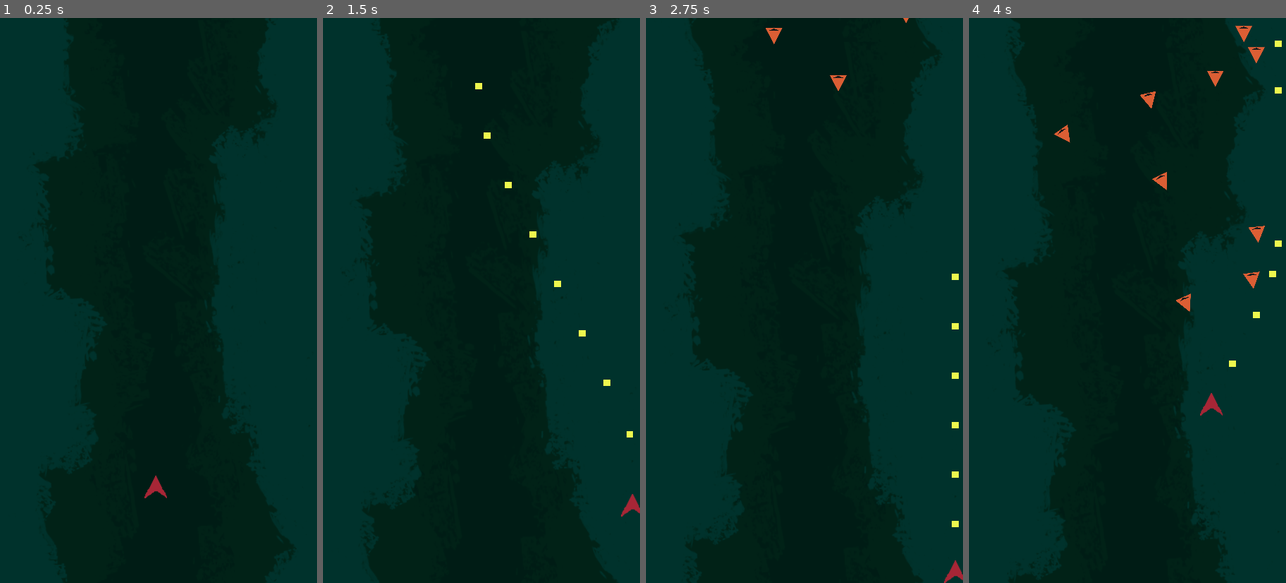
Above: before the commit, frames 1-4 (left to right).
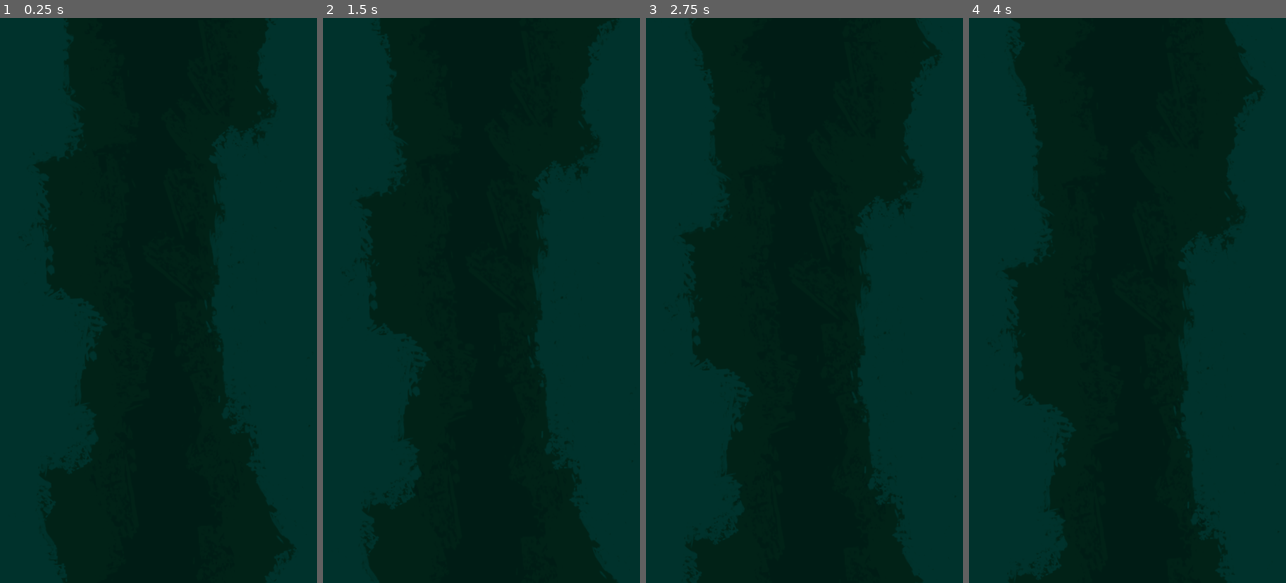
Above: after the commit, the same moments.

Repository: davidbragg/pewpewpew
Game: Godot game, scene res://scenes/main.tscn
Same seed, same stepped clock (60 frames per second), same inputs: the game is played once before the commit and once after it.
Inputs:
- Up to frame 1 (0.25 s): no input
- Up to frame 2 (1.5 s): hold D (move_right) 0.53-1.28 s; hold Space (shoot) 0.53-1.28 s; hold S (move_down) from 1.28 s (still down); tap Space (shoot) at 1.35 s
- Up to frame 3 (2.75 s): release S (move_down) at 2.03 s; hold D (move_right) from 2.03 s (still down); hold Space (shoot) from 2.03 s (still down)
- Up to frame 4 (4 s): release D (move_right) at 2.78 s; release Space (shoot) at 2.78 s; hold W (move_up) 2.78-3.53 s; tap Space (shoot) at 2.85 s; hold A (move_left) from 3.53 s (still down); hold Space (shoot) from 3.53 s (still down)

The runs differ from the first frame. In frame 1, 0.1% of the frame differs, in the area x 45-53%, y 81-85%; in frame 2, 0.3%; in frame 3, 0.4%; in frame 4, 1.0%, in the area x 26-99%, y 1-71%.

Commit message:
added player death and early game state

Diff:
--- a/project.godot
+++ b/project.godot
@@ -14,6 +14,11 @@
 run/main_scene="res://scenes/main.tscn"
 config/features=PackedStringArray("4.2", "Forward Plus")
 config/icon="res://assets/icon.svg"
+
+[autoload]
+
+GlobalMessaging="*res://scripts/global_messaging.gd"
+GlobalState="*res://scripts/global_state.gd"
 
 [display]
 
--- a/scenes/kamikaze.tscn
+++ b/scenes/kamikaze.tscn
@@ -10,6 +10,7 @@
 
 [node name="Kamikaze" type="CharacterBody2D"]
 collision_layer = 4
+collision_mask = 9
 script = ExtResource("1_7wbsq")
 metadata/_edit_group_ = true
 
--- a/scenes/main.tscn
+++ b/scenes/main.tscn
@@ -1,10 +1,9 @@
-[gd_scene load_steps=8 format=3 uid="uid://bssj84qd2a7wc"]
+[gd_scene load_steps=7 format=3 uid="uid://bssj84qd2a7wc"]
 
 [ext_resource type="PackedScene" uid="uid://dy8sinaxdks5l" path="res://scenes/background.tscn" id="1_6srfk"]
 [ext_resource type="Script" path="res://scripts/main.gd" id="1_i3dns"]
 [ext_resource type="PackedScene" uid="uid://b6elytksonnf" path="res://scenes/play_boundary.tscn" id="2_emvnx"]
 [ext_resource type="PackedScene" uid="uid://b4rebdb6c5p5p" path="res://scenes/player.tscn" id="2_mxru2"]
-[ext_resource type="PackedScene" uid="uid://dak23h3d7xsic" path="res://scenes/player_projectile.tscn" id="5_3gdbu"]
 [ext_resource type="PackedScene" uid="uid://dbyt3bp4cnyr7" path="res://scenes/kamikaze.tscn" id="5_wcqs8"]
 
 [sub_resource type="Curve2D" id="Curve2D_0ok36"]
@@ -15,17 +14,18 @@
 
 [node name="Game" type="Node2D"]
 script = ExtResource("1_i3dns")
+player_scene = ExtResource("2_mxru2")
 kamikaze_scene = ExtResource("5_wcqs8")
 kamikaze_max = 20
 kamikaze_increase = 0
 
 [node name="KamikazeTimer" type="Timer" parent="."]
+process_mode = 1
 wait_time = 0.16
-autostart = true
 
 [node name="KamikazeCooldownTimer" type="Timer" parent="."]
+process_mode = 1
 wait_time = 2.0
-autostart = true
 
 [node name="KamikazeSpawn" type="Path2D" parent="."]
 position = Vector2(31.9049, 0)
@@ -41,21 +41,15 @@
 loop = false
 
 [node name="Background" type="ColorRect" parent="."]
-offset_right = 450.0
-offset_bottom = 800.0
+offset_right = 438.0
+offset_bottom = 703.0
 scale = Vector2(1.03056, 1.14279)
 color = Color(0, 0.110614, 0.0831371, 1)
 
 [node name="Clouds" parent="." instance=ExtResource("1_6srfk")]
 
 [node name="Play_Boundary" parent="." instance=ExtResource("2_emvnx")]
-visible = false
 collision_layer = 2
-
-[node name="Player" parent="." instance=ExtResource("2_mxru2")]
-position = Vector2(221, 649)
-collision_mask = 2
-projectile_scene = ExtResource("5_3gdbu")
 
 [connection signal="timeout" from="KamikazeTimer" to="." method="_on_kamikaze_timer_timeout"]
 [connection signal="timeout" from="KamikazeCooldownTimer" to="." method="_on_kamikaze_cooldown_timer_timeout"]
--- a/scenes/player.tscn
+++ b/scenes/player.tscn
@@ -1,10 +1,13 @@
-[gd_scene load_steps=3 format=3 uid="uid://b4rebdb6c5p5p"]
+[gd_scene load_steps=4 format=3 uid="uid://b4rebdb6c5p5p"]
 
 [ext_resource type="Texture2D" uid="uid://cxvicixjac8ub" path="res://assets/player.png" id="1_0ldtr"]
 [ext_resource type="Script" path="res://scripts/player.gd" id="1_iaerw"]
+[ext_resource type="PackedScene" uid="uid://dak23h3d7xsic" path="res://scenes/player_projectile.tscn" id="2_t3tdt"]
 
 [node name="Player" type="CharacterBody2D"]
+collision_mask = 3
 script = ExtResource("1_iaerw")
+projectile_scene = ExtResource("2_t3tdt")
 
 [node name="Sprite2D" type="Sprite2D" parent="."]
 position = Vector2(0.171087, 15.2134)
--- a/scenes/player_projectile.tscn
+++ b/scenes/player_projectile.tscn
@@ -6,6 +6,7 @@
 size = Vector2(13.5397, 10.9929)
 
 [node name="Player_Projectile" type="CharacterBody2D"]
+collision_layer = 8
 collision_mask = 4
 script = ExtResource("1_gjnds")
 
--- a/scripts/enemy.gd
+++ b/scripts/enemy.gd
@@ -14,5 +14,10 @@
 
 @onready var player : CharacterBody2D = get_node('/root/Game/Player')
 
+
 func get_target():
-	target = (player.global_position - self.global_position).normalized()
+    target = (player.global_position - self.global_position).normalized()
+
+
+func despawn():
+    queue_free()
--- /dev/null
+++ b/scripts/global_messaging.gd
@@ -0,0 +1,10 @@
+extends Node
+
+func player_death():
+	GlobalState.game_state = GlobalState.PLAYERDEATH
+	GlobalState.player_lives -= 1
+	print("Player Died. Lives: " + str(GlobalState.player_lives))
+
+func combat_collision(sender: Object, collider: Object):
+	sender.despawn()
+	collider.despawn()
--- /dev/null
+++ b/scripts/global_state.gd
@@ -0,0 +1,17 @@
+extends Node
+
+var player_lives : int = 3
+var score : int = 0
+var high_score : int = 0
+var game_state : int:
+    set(value):
+        game_state = value
+        print("Current Game State:" + str(game_state))
+
+enum {
+    TITLE,
+    SPAWNING,
+    GAMEPLAY,
+    PLAYERDEATH,
+    GAMEOVER
+}
--- a/scripts/kamikaze.gd
+++ b/scripts/kamikaze.gd
@@ -4,30 +4,37 @@
 const IDLE_ACCELERATION : int = 2000
 const IDLE_MAX_SPEED : int = 200
 
+var has_collided : bool
+
+signal combat_collision
+
 func _ready():
 	self.rotation = Vector2(-1,0).angle()
 	acceleration = 2000
 
 func _process(delta):
+	if GlobalState.game_state != GlobalState.GAMEPLAY:
+		queue_free()
+
 	match state:
 		State.SPAWNING:
 			if self.global_position.y >= 100:
 				state = State.TARGETING
 			velocity = velocity.move_toward(IDLE_DIRECTION * IDLE_MAX_SPEED, IDLE_ACCELERATION * delta)
-			move_and_slide()
+			has_collided = move_and_slide()
 
 		State.TARGETING:
 			get_target()
 			self.rotation = target.angle() - (self.rotation / 2)
-			move_and_slide()
+			has_collided = move_and_slide()
 			state = State.ATTACKING
 
 		State.ATTACKING:
 			velocity = velocity.move_toward(target * max_speed, acceleration * delta)
-			move_and_slide()
+			has_collided = move_and_slide()
 
-	if self.get_slide_collision_count() > 0:
-		queue_free()
+	if has_collided:
+		emit_signal("combat_collision", GlobalMessaging.combat_collision(self, get_last_slide_collision().get_collider()))
 
 	if global_position.y > get_viewport_rect().size.y + 50 or global_position.x < -50 or global_position.x > get_viewport_rect().size.x +50:
 		queue_free()
--- a/scripts/main.gd
+++ b/scripts/main.gd
@@ -1,13 +1,35 @@
-extends Node2D
+class_name Main extends Node2D
 
+@export var player_scene : PackedScene
 @export var kamikaze_scene : PackedScene
 @export var floater_scene : PackedScene
 @export var hunter_scene : PackedScene
 @export var kamikaze_max : int = 3
 @export var kamikaze_increase : int = 3
+@export var player_spawn_position : Vector2 = Vector2(225, 700)
 
 var spawn_kamikaze : bool = false
 var kamikaze_count : int = 0
+
+func _ready():
+	GlobalState.game_state = GlobalState.TITLE
+
+func _process(_delta):
+	match GlobalState.game_state:
+		GlobalState.TITLE:
+			GlobalState.game_state = GlobalState.SPAWNING
+		GlobalState.SPAWNING:
+			if Input.is_action_just_pressed("spawn"):
+				add_player()
+				start_gameplay()
+		GlobalState.GAMEPLAY:
+			pass
+		GlobalState.PLAYERDEATH:
+			stop_gameplay()
+		GlobalState.GAMEOVER:
+			pass
+
+### Kamikaze Spawn and Control ###
 
 func _on_kamikaze_cooldown_timer_timeout():
 	spawn_kamikaze = true
@@ -27,3 +49,27 @@
 		spawn_kamikaze = false
 		kamikaze_count = 0
 		kamikaze_max += kamikaze_increase
+
+
+### Player Spawn ###
+
+func add_player():
+	var player = player_scene.instantiate()
+	player.position = player_spawn_position
+	add_child(player)
+
+
+#################################
+### Gameplay State Management ###
+#################################
+
+func stop_gameplay():
+	GlobalState.game_state = GlobalState.SPAWNING
+	$KamikazeTimer.stop()
+	$KamikazeCooldownTimer.stop()
+
+
+func start_gameplay():
+	GlobalState.game_state = GlobalState.GAMEPLAY
+	$KamikazeTimer.start()
+	$KamikazeCooldownTimer.start()
--- a/scripts/player.gd
+++ b/scripts/player.gd
@@ -8,6 +8,9 @@
 
 var input : Vector2 = Vector2.ZERO
 var can_fire : bool = true
+
+signal spawn_pressed
+signal player_death
 
 @onready var fire_cooldown_timer : Timer = get_node('Fire_Cooldown')
 
@@ -22,7 +25,6 @@
 func get_input():
 	input.x = Input.get_action_strength("move_right") - Input.get_action_strength("move_left")
 	input.y = Input.get_action_strength("move_down") - Input.get_action_strength("move_up")
-
 	input = input.normalized()
 
 
@@ -36,10 +38,17 @@
 
 	move_and_slide()
 
+
 func add_projectile():
 	var projectile = projectile_scene.instantiate()
 	projectile.global_position = self.global_position
 	add_sibling(projectile)
 
+
 func _on_fire_cooldown_timeout():
 	can_fire = true
+
+
+func despawn():
+	emit_signal("player_death", GlobalMessaging.player_death())
+	queue_free()
--- a/scripts/player_projectile.gd
+++ b/scripts/player_projectile.gd
@@ -17,3 +17,6 @@
 
 	if global_position.y < -50:
 		queue_free()
+
+func despawn():
+	queue_free()
